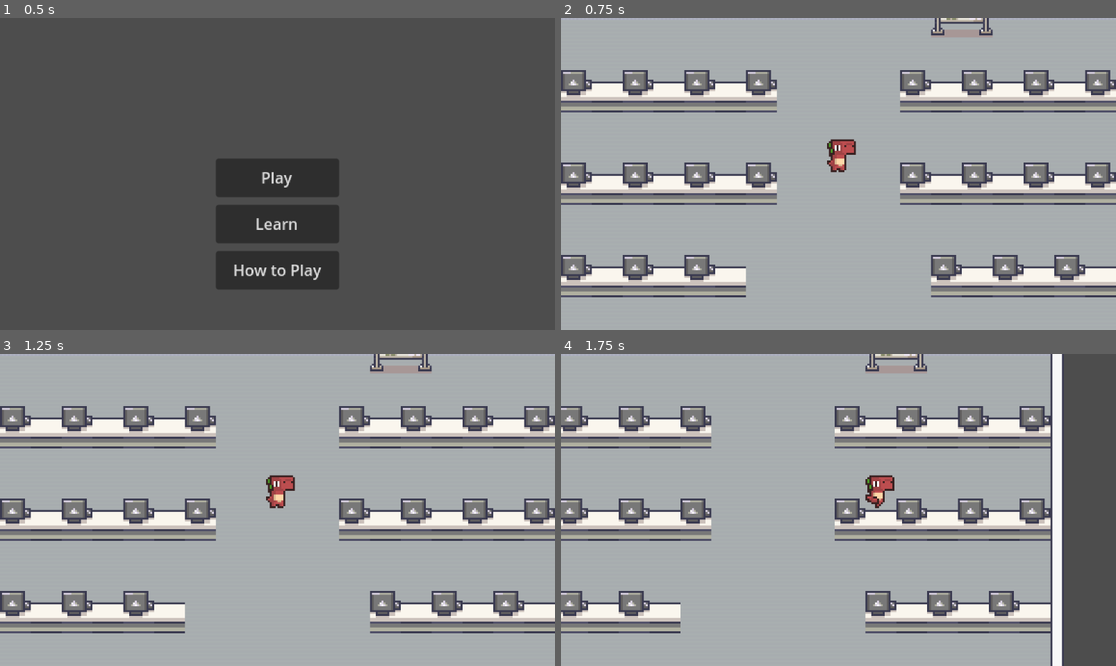
Above: before the commit, frames 1-4 (two rows, left to right).
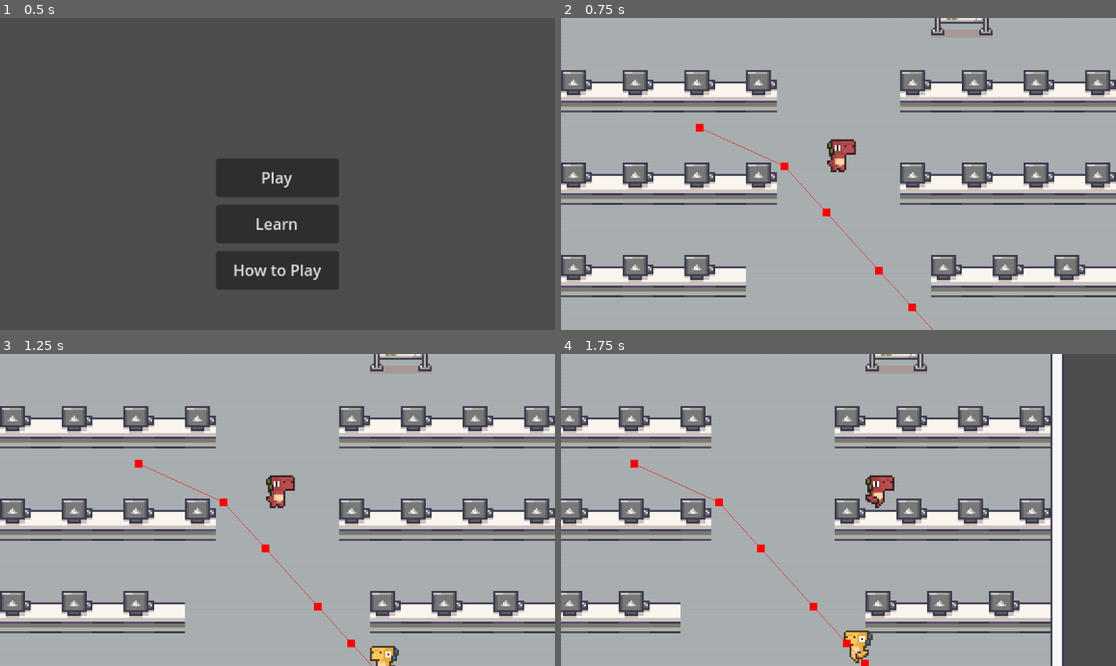
Above: after the commit, the same moments.

Repository: Raikosuu/Full-Tech-Panic_Public
Game: Godot game, scene res://scenes/main_menu.tscn
The game is run twice, just before and just after one commit, with the same random seed, the same clock (stepped at 60 frames per second) and the same inputs.
Inputs (mouse positions are in pixels of both pictures, inside the frame that each line leads up to):
- Up to frame 1 (0.5 s): no input
- Up to frame 2 (0.75 s): click "Play" at 0.5 s
- Up to frame 3 (1.25 s): no input
- Up to frame 4 (1.75 s): move the mouse to (960, 494) at 1.27 s; hold D (move_right) from 1.28 s (still down); click (960, 494) at 1.42 s

Frame 1 is identical in both runs. In frame 2, 0.3% of the frame differs, in the area x 24-68%, y 33-100%; in frame 3, 0.6%; in frame 4, 0.7%, in the area x 12-57%, y 33-100%.

Commit message:
Fixed NPC movement issues
AI movement implemented

Diff:
--- a/scenes/game_scene.tscn
+++ b/scenes/game_scene.tscn
@@ -1,8 +1,9 @@
-[gd_scene load_steps=11 format=4 uid="uid://b0nvcgpoypl62"]
+[gd_scene load_steps=13 format=4 uid="uid://b0nvcgpoypl62"]
 
 [ext_resource type="PackedScene" uid="uid://demqpuvfguk8d" path="res://scenes/player.tscn" id="1_w5aja"]
 [ext_resource type="Texture2D" uid="uid://vgq806bcs4q" path="res://assets/Modern tiles_Free/Interiors_free/16x16/Interiors_free_16x16.png" id="1_ycayy"]
 [ext_resource type="Texture2D" uid="uid://bxnkyr5imokua" path="res://assets/Modern tiles_Free/Interiors_free/16x16/Room_Builder_free_16x16.png" id="2_bw6k5"]
+[ext_resource type="PackedScene" uid="uid://di6c82vetinpd" path="res://scenes/seats.tscn" id="5_rurhu"]
 [ext_resource type="PackedScene" uid="uid://2ueng3iip43a" path="res://scenes/npc_1.tscn" id="5_y3j0m"]
 
 [sub_resource type="TileSetAtlasSource" id="TileSetAtlasSource_rurhu"]
@@ -2529,6 +2530,12 @@
 [sub_resource type="TileSet" id="TileSet_y3j0m"]
 sources/0 = SubResource("TileSetAtlasSource_bw6k5")
 
+[sub_resource type="NavigationPolygon" id="NavigationPolygon_y3j0m"]
+vertices = PackedVector2Array(140, -76, 140, -52, 28, -52, -140, -76, 28, -28, 140, -28, 140, -4, 28, -4, 28, 20, 140, 20, 140, 44, 44, 44, 44, 68, 140, 68, 140, 108, -140, 108, -140, 68, -44, 68, -44, 44, -28, 20, -140, 44, -140, 20, -28, -4, -28, -28, -140, -4, -140, -28, -28, -52, -140, -52)
+polygons = Array[PackedInt32Array]([PackedInt32Array(0, 1, 2, 3), PackedInt32Array(4, 5, 6, 7), PackedInt32Array(8, 9, 10, 11), PackedInt32Array(12, 13, 14, 15), PackedInt32Array(15, 16, 17), PackedInt32Array(12, 15, 17, 11), PackedInt32Array(8, 11, 17, 18, 19), PackedInt32Array(18, 20, 21, 19), PackedInt32Array(7, 8, 19, 22), PackedInt32Array(4, 7, 22, 23), PackedInt32Array(22, 24, 25, 23), PackedInt32Array(2, 4, 23, 26), PackedInt32Array(3, 2, 26), PackedInt32Array(3, 26, 27)])
+outlines = Array[PackedVector2Array]([PackedVector2Array(-144, -48, -32, -48, -32, -32, -144, -32, -144, 0, -32, 0, -32, 16, -144, 16, -144, 48, -48, 48, -48, 64, -144, 64, -144, 112, 144, 112, 144, 64, 48, 64, 48, 48, 144, 48, 144, 16, 32, 16, 32, 0, 144, 0, 144, -32, 32, -32, 32, -48, 144, -48, 144, -80, -144, -80)])
+agent_radius = 4.0
+
 [node name="game_scene" type="Node2D"]
 
 [node name="ground" type="TileMapLayer" parent="."]
@@ -2554,12 +2561,12 @@
 zoom = Vector2(4, 4)
 position_smoothing_enabled = true
 
-[node name="NPC1" parent="." instance=ExtResource("5_y3j0m")]
+[node name="NPC1" parent="." node_paths=PackedStringArray("seats") instance=ExtResource("5_y3j0m")]
 position = Vector2(68, 102)
+seats = NodePath("../seats")
 
-[node name="PathFollow2D" parent="NPC1" index="0"]
-position = Vector2(-17, -21)
-rotates = false
-loop = false
+[node name="NavigationRegion2D" type="NavigationRegion2D" parent="."]
+navigation_polygon = SubResource("NavigationPolygon_y3j0m")
 
-[editable path="NPC1"]
+[node name="seats" parent="." instance=ExtResource("5_rurhu")]
+position = Vector2(-72, -24)
--- a/scenes/npc_1.tscn
+++ b/scenes/npc_1.tscn
@@ -84,6 +84,7 @@
 
 [node name="NPC1" type="CharacterBody2D"]
 collision_layer = 2
+collision_mask = 3
 motion_mode = 1
 wall_min_slide_angle = 0.0
 script = ExtResource("1_ttshn")
@@ -100,5 +101,10 @@
 shape = SubResource("RectangleShape2D_tbgh4")
 
 [node name="NavigationAgent2D" type="NavigationAgent2D" parent="."]
+debug_enabled = true
 
 [node name="Timer" type="Timer" parent="."]
+wait_time = 0.5
+autostart = true
+
+[connection signal="timeout" from="Timer" to="." method="_on_timer_timeout"]
--- a/scenes/player.tscn
+++ b/scenes/player.tscn
@@ -84,6 +84,8 @@
 height = 10.0
 
 [node name="player" type="CharacterBody2D"]
+collision_layer = 2
+collision_mask = 3
 script = ExtResource("1_g2els")
 
 [node name="AnimatedSprite2D" type="AnimatedSprite2D" parent="."]
--- a/scenes/seats.tscn
+++ b/scenes/seats.tscn
@@ -1,10 +1,12 @@
-[gd_scene load_steps=2 format=3 uid="uid://di6c82vetinpd"]
+[gd_scene load_steps=3 format=3 uid="uid://di6c82vetinpd"]
+
+[ext_resource type="Script" uid="uid://c61235cbcitkf" path="res://scripts/seats.gd" id="1_m3nl5"]
 
 [sub_resource type="CircleShape2D" id="CircleShape2D_psav7"]
-radius = 16.27882
+radius = 8.0
 
 [node name="seats" type="Area2D"]
-collision_mask = 2
+script = ExtResource("1_m3nl5")
 
 [node name="CollisionShape2D" type="CollisionShape2D" parent="."]
 shape = SubResource("CircleShape2D_psav7")
--- a/scripts/npc_1.gd
+++ b/scripts/npc_1.gd
@@ -1 +1,36 @@
 extends CharacterBody2D
+
+const SPEED: float = 30.0
+
+@export var seats: Node2D
+@onready var nav_agent := $NavigationAgent2D
+@onready var anim_sprite := $AnimatedSprite2D   # reference to your sprite
+
+func _ready() -> void:
+	makepath()
+
+func _physics_process(_delta: float) -> void:
+	if nav_agent.is_navigation_finished():
+		velocity = Vector2.ZERO
+		anim_sprite.play("idle")   # idle animation when not moving
+	else:
+		var dir = (nav_agent.get_next_path_position() - global_position).normalized()
+		velocity = dir * SPEED
+		move_and_slide()
+
+		# Flip horizontally depending on direction
+		if velocity.x != 0:
+			anim_sprite.flip_h = velocity.x < 0
+
+		# Play walk animation if moving
+		if velocity.length() > 0.1:
+			anim_sprite.play("walk")
+		else:
+			anim_sprite.play("idle")
+
+func makepath() -> void:
+	if seats:
+		nav_agent.target_position = seats.global_position
+
+func _on_timer_timeout() -> void:
+	makepath()
--- /dev/null
+++ b/scripts/seats.gd
@@ -0,0 +1,5 @@
+extends Area2D
+
+#sends signals when player collides with the seat area(Area2d)
+func _on_body_entered(body: Node2D) -> void:
+	print("npc has taken the seat")
Not shown, added: scripts/seats.gd.uid
